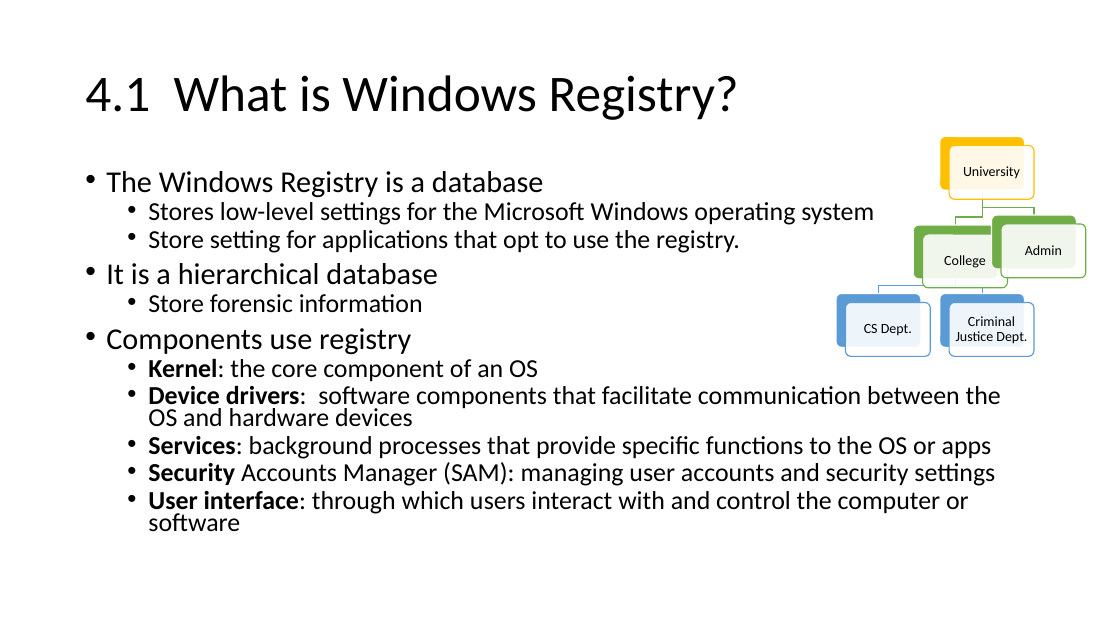
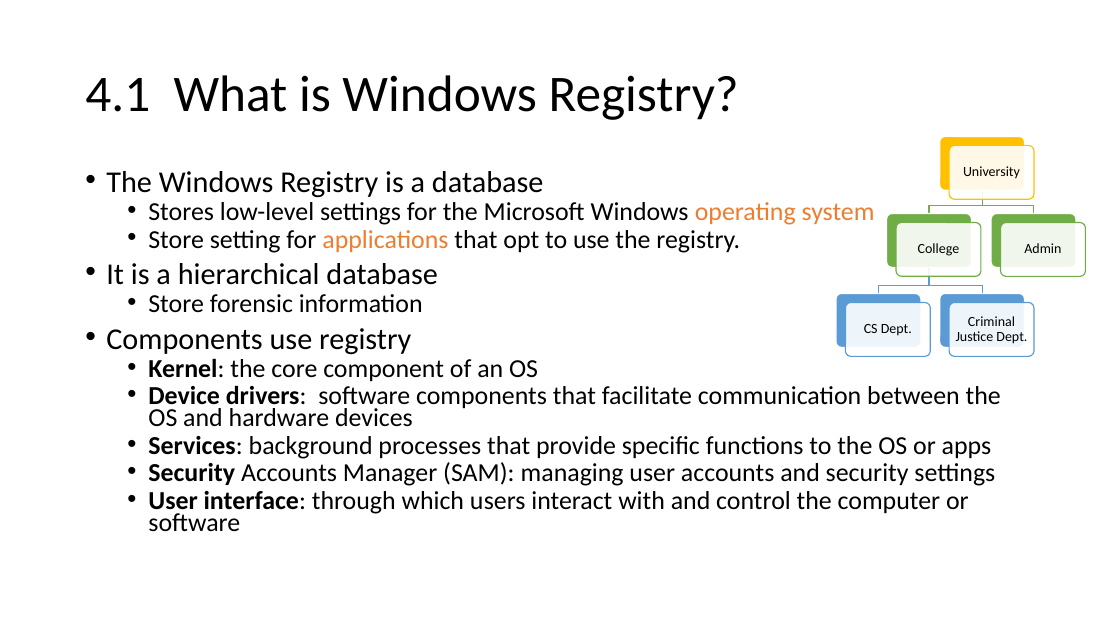
Before and after one commit to frankwxu/digital-forensics-lab, a slide deck: slide 23 of NIST_Data_Leakage_Case/NIST_Data_Leakage_00_Env_Setting.pptx. Drawn at 1120x630 pixels with LibreOffice and Linux fonts; fonts in the diff are those of the drawing; background and template pictures are left out. Boxes give left, top, right and bottom in pixels: in the first picture for what was removed or moved away, otherwise in the second. Text is boxed around its words. In the diff, an @@ line names an element or a change of style, - is before the commit and + after.

Commit message:
imporve readability NIST_data_leakage_01_registry.ppt

```diff
--- a/NIST_Data_Leakage_Case/NIST_Data_Leakage_00_Env_Setting.pptx
+++ b/NIST_Data_Leakage_Case/NIST_Data_Leakage_00_Env_Setting.pptx
@@ text at box(148, 202, 875, 253): text colour #000000 to #ED7D31 in "operating system", "applications" @@
@@ freeform shape: place and size @@
-freeform shape at box(956, 191, 983, 225)
+freeform shape at box(929, 191, 982, 214)
@@ freeform shape at box(982, 191, 1033, 214): outline redrawn @@
@@ 2 rounded rectangles, 1 text: place and size @@
-2 rounded rectangles, 1 text at box(913, 225, 1007, 287)
+2 rounded rectangles, 1 text at box(887, 213, 981, 276)
@@ freeform shape: place and size @@
-freeform shape at box(879, 279, 956, 293)
+freeform shape at box(879, 267, 929, 293)
@@ freeform shape: place and size @@
-freeform shape at box(956, 279, 983, 293)
+freeform shape at box(929, 267, 982, 293)
```
Also in this commit, not shown: 3 other slides changed, 1 slide added, 21 other files.
